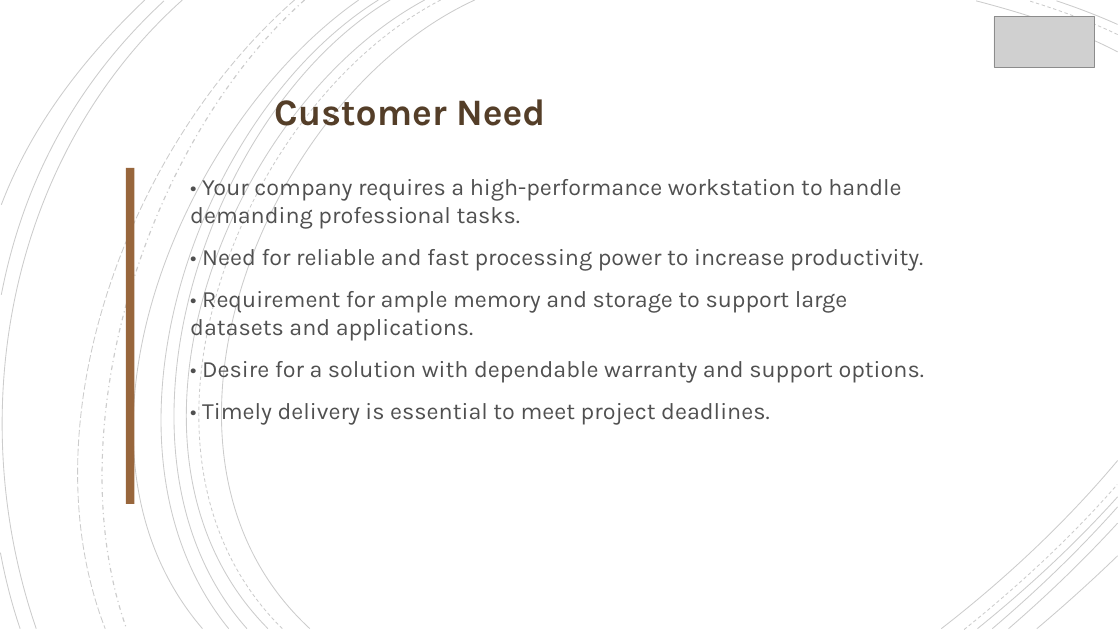
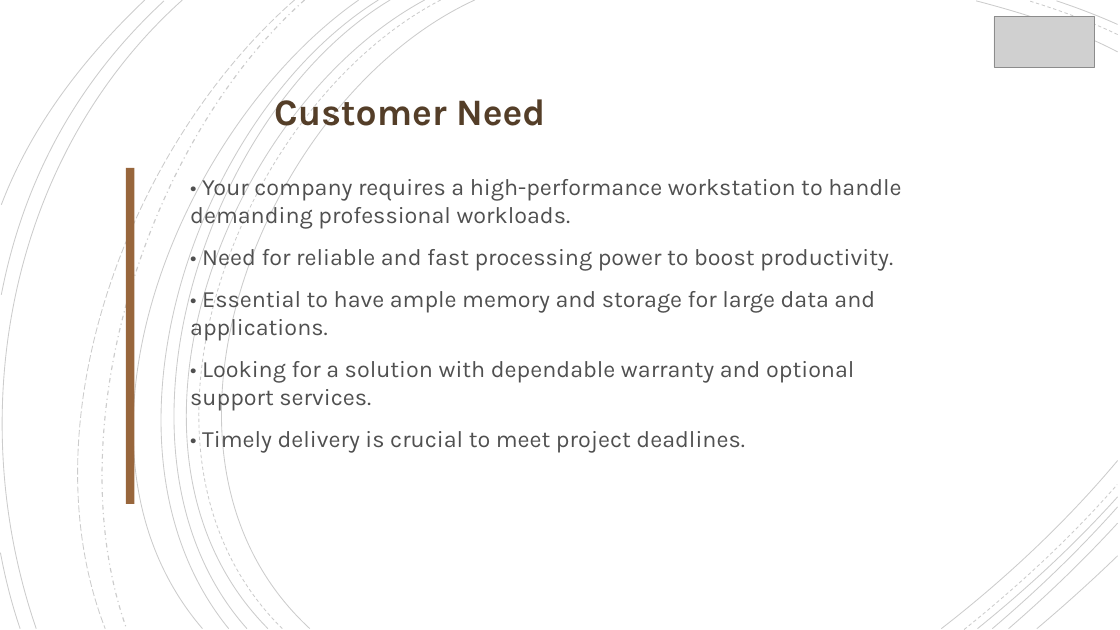
Before and after one commit to TejasGupta-27/b2b-sales-backend, a slide deck: slide 2 of Data/presentations/Sales_Pitch_Deck.pptx. Drawn at 1120x630 pixels with LibreOffice and Linux fonts; fonts in the diff are those of the drawing; grey boxes stand for pictures. Boxes give left, top, right and bottom in pixels: in the first picture for what was removed or moved away, otherwise in the second. Text is boxed around its words. In the diff, an @@ line names an element or a change of style, - is before the commit and + after.

```diff
--- a/Data/presentations/Sales_Pitch_Deck.pptx
+++ b/Data/presentations/Sales_Pitch_Deck.pptx
@@ text at (x1=190, y1=174, x2=901, y2=452): text changed @@
-• Your company requires a high-performance workstation to handle demanding professional tasks.
-• Need for reliable and fast processing power to increase productivity.
-• Requirement for ample memory and storage to support large datasets and applications.
-• Desire for a solution with dependable warranty and support options.
-• Timely delivery is essential to meet project deadlines.
+• Your company requires a high-performance workstation to handle demanding professional workloads.
+• Need for reliable and fast processing power to boost productivity.
+• Essential to have ample memory and storage for large data and applications.
+• Looking for a solution with dependable warranty and optional support services.
+• Timely delivery is crucial to meet project deadlines.
```
Also in this commit, not shown: 8 other slides changed, 19 other files.
